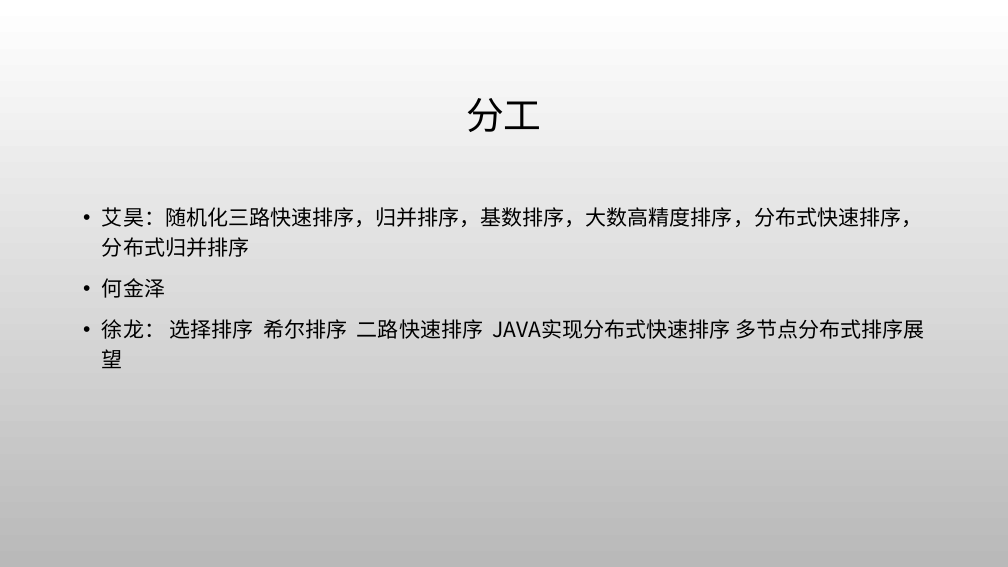
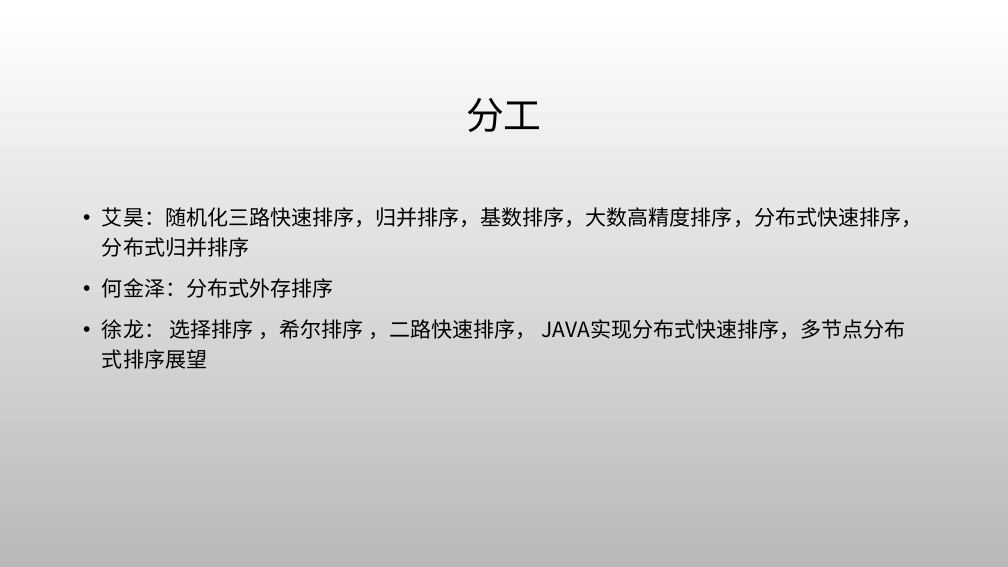
Before and after one commit to AisingioroHao0/BUAA_ProgrammingAndAlgorithms_TermProject, a slide deck: slide 3 of 答辩PPT/排序算法.pptx. Drawn at 1008x567 pixels with LibreOffice and Linux fonts; fonts in the diff are those of the drawing; background and template pictures are left out. Boxes give left, top, right and bottom in pixels: in the first picture for what was removed or moved away, otherwise in the second. Text is boxed around its words. In the diff, an @@ line names an element or a change of style, - is before the commit and + after.

```diff
--- a/答辩PPT/排序算法.pptx
+++ b/答辩PPT/排序算法.pptx
@@ text at bbox=[102, 278, 906, 369]: text changed @@
-• 何金泽
-• 徐龙： 选择排序 希尔排序 二路快速排序 JAVA实现分布式快速排序 多节点分布式排序展望
+• 何金泽：分布式外存排序
+• 徐龙： 选择排序 ，希尔排序 ，二路快速排序， JAVA实现分布式快速排序，多节点分布式排序展望
```
Also in this commit, not shown: 2 other slides changed, 2 slides removed.
